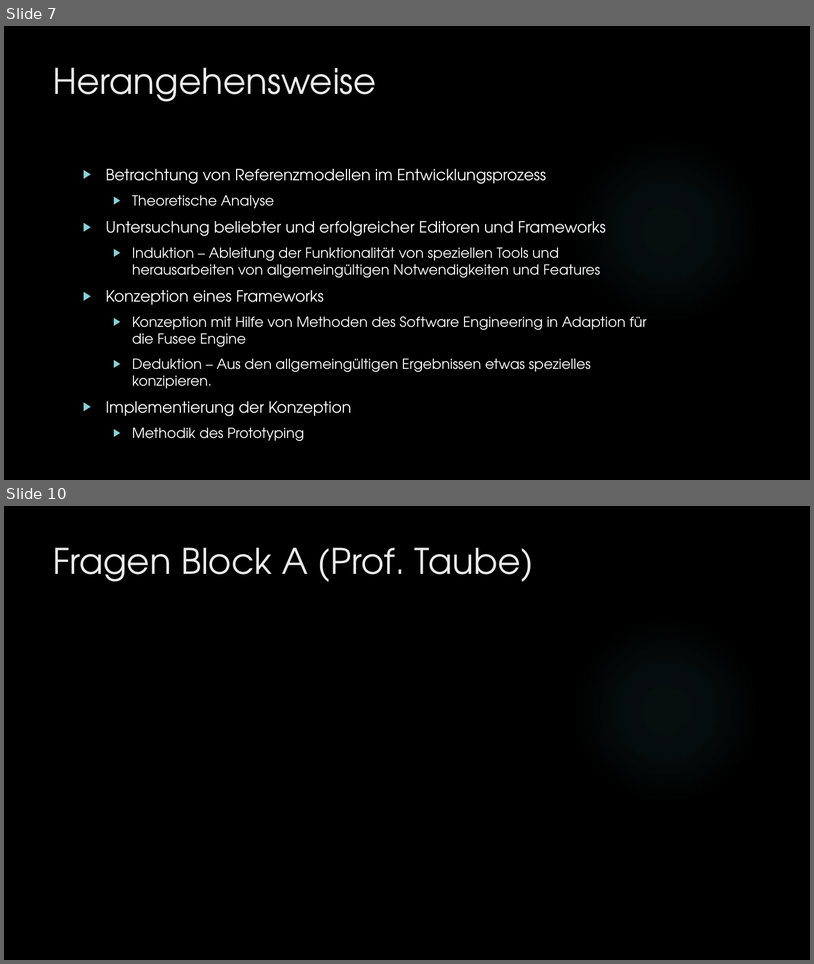
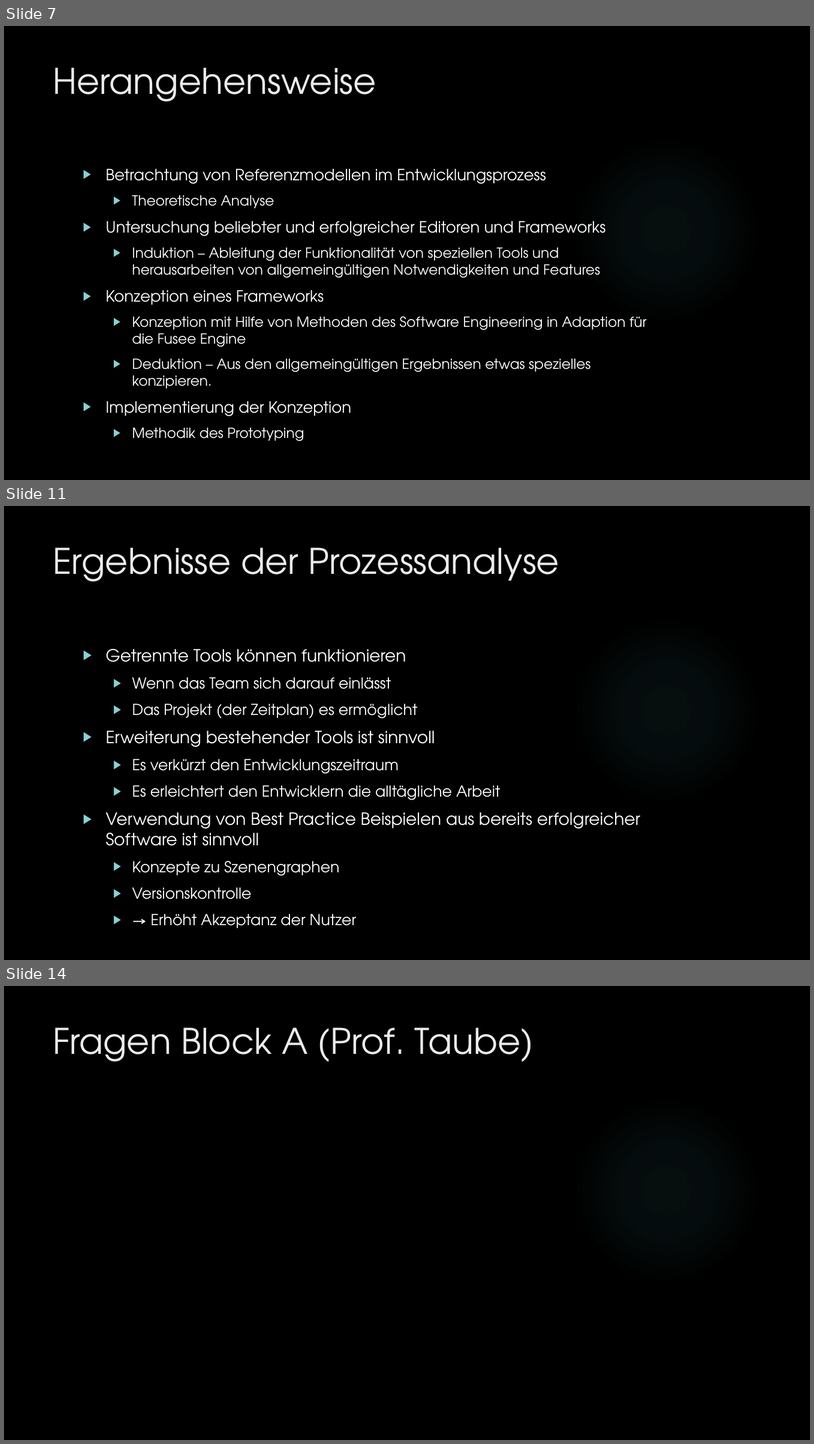
Before and after one commit to dNovel/MasterThesisWS1415, a slide deck: Disputation/Praesentation_DominikSteffen.pptx. Shown one above the other, each under a label of ours: slides 7 and 10 before the commit, slides 7, 11 and 14 after it; the slides between them are not shown. The pictures are 814x964 and 814x1444 pixels, drawn with LibreOffice and Linux fonts; fonts in the diff are those of the drawing; background and template pictures are left out. Boxes give left, top, right and bottom in pixels: in the first picture for what was removed or moved away, otherwise in the second. Text is boxed around its words. In the diff, an @@ line names an element or a change of style, - is before the commit and + after.

```diff
--- a/Disputation/Praesentation_DominikSteffen.pptx
+++ b/Disputation/Praesentation_DominikSteffen.pptx
@@ slide 11 added at [4, 506, 810, 960], background picture (left out); not listed: 1 template element that a slide beside it also shows @@
@@ title added at [53, 547, 560, 582], 42 pt, text #EBEBEB @@
+Ergebnisse der Prozessanalyse
@@ text added at [106, 649, 641, 928], 18 pt, text #FFFFFF @@
+▶ Getrennte Tools können funktionieren
+  ▶ Wenn das Team sich darauf einlässt
+  ▶ Das Projekt (der Zeitplan) es ermöglicht
+▶ Erweiterung bestehender Tools ist sinnvoll
+  ▶ Es verkürzt den Entwicklungszeitraum
+  ▶ Es erleichtert den Entwicklern die alltägliche Arbeit
+▶ Verwendung von Best Practice Beispielen aus bereits erfolgreicher Software ist sinnvoll
+  ▶ Konzepte zu Szenengraphen
+  ▶ Versionskontrolle
+  ▶ → Erhöht Akzeptanz der Nutzer
@@ what was slide 10 is now slide 14 @@
```
Also in this commit, not shown: 5 slides changed, 3 other slides added.
